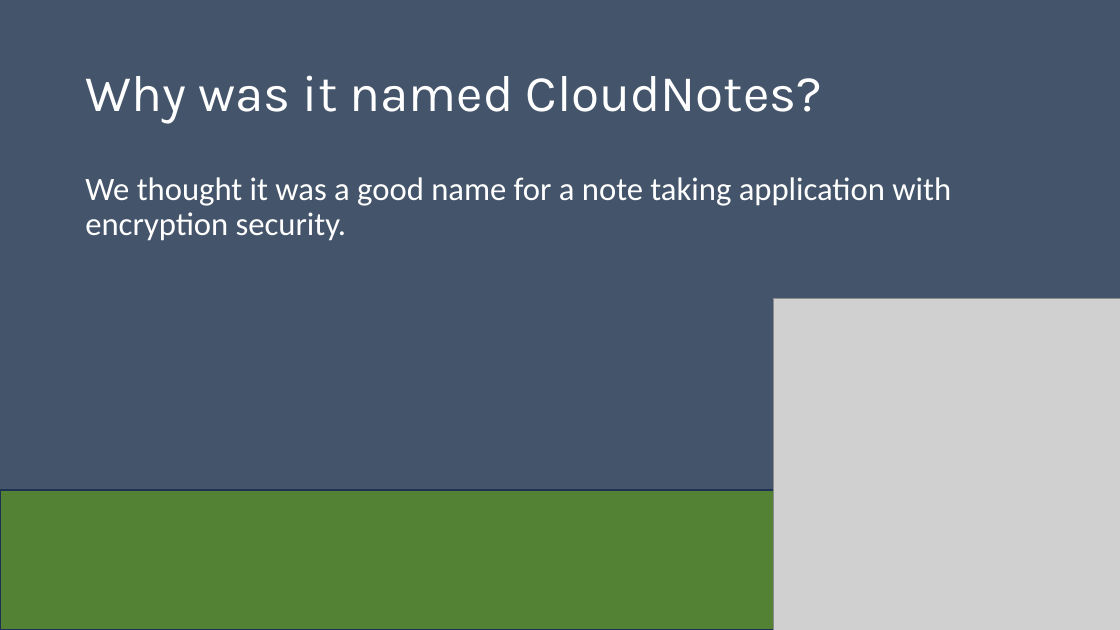
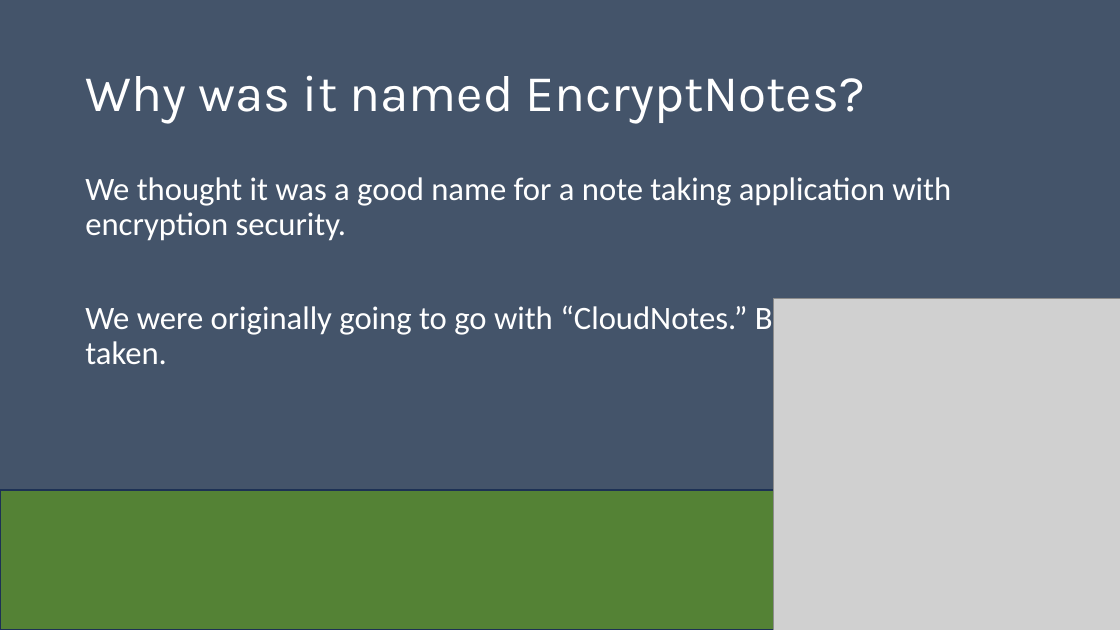
Before and after one commit to Dwaddle26/EncryptNotes, a slide deck: slide 3 of Team_2_Presentation_1.pptx. Drawn at 1120x630 pixels with LibreOffice and Linux fonts; fonts in the diff are those of the drawing; grey boxes stand for pictures. Boxes give left, top, right and bottom in pixels: in the first picture for what was removed or moved away, otherwise in the second. Text is boxed around its words. In the diff, an @@ line names an element or a change of style, - is before the commit and + after.

```diff
--- a/Team_2_Presentation_1.pptx
+++ b/Team_2_Presentation_1.pptx
@@ title at (85, 75, 865, 123): text changed @@
-Why was it named CloudNotes?
+Why was it named EncryptNotes?
@@ text at (85, 298, 991, 364): paragraph added @@
+We were originally going to go with “CloudNotes.” But it was already taken.
```
Also in this commit, not shown: 1 other slide changed.
